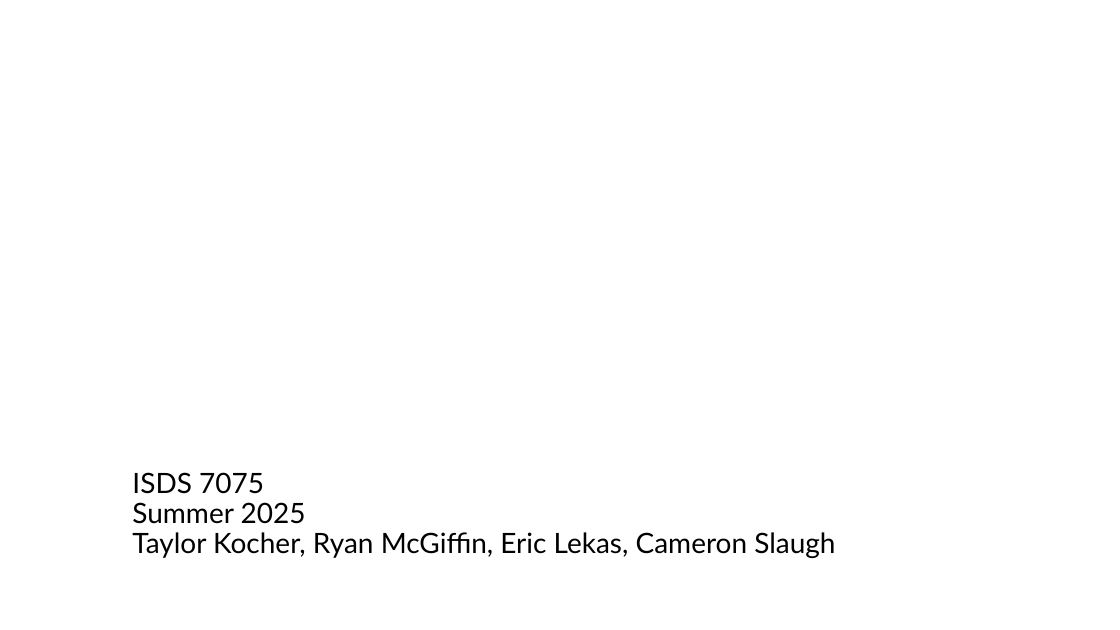
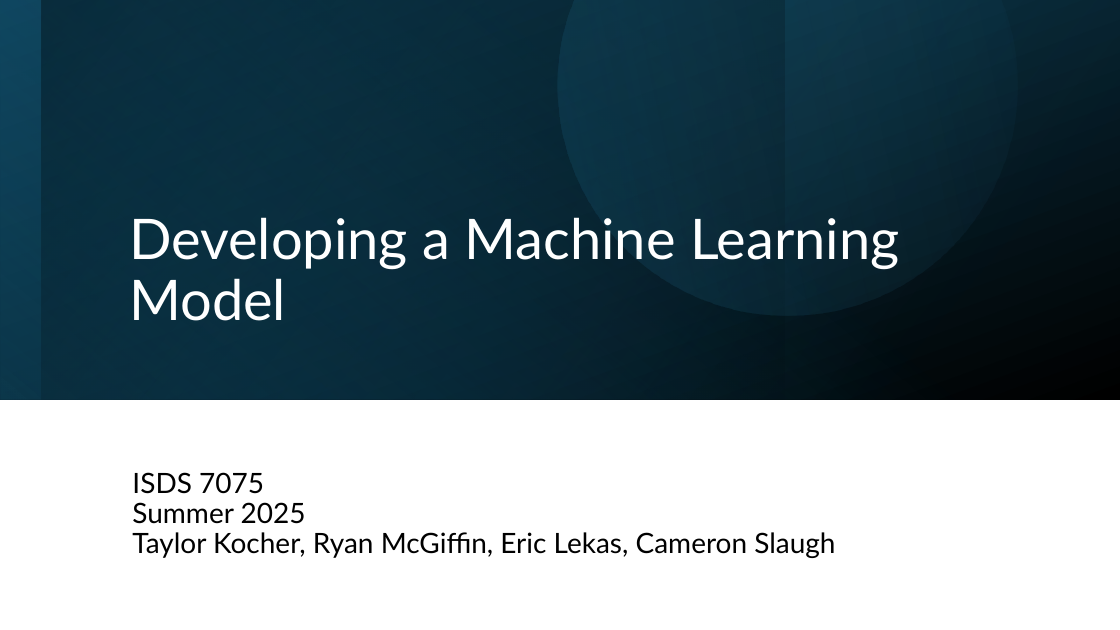
Before and after one commit to tkoche3/ISDS7075, a slide deck: slide 1 of ISDS 7075 Final Presentation.pptx. Drawn at 1120x630 pixels with LibreOffice and Linux fonts; fonts in the diff are those of the drawing. Boxes give left, top, right and bottom in pixels: in the first picture for what was removed or moved away, otherwise in the second. Text is boxed around its words. In the diff, an @@ line names an element or a change of style, - is before the commit and + after.

```diff
--- a/ISDS 7075 Final Presentation.pptx
+++ b/ISDS 7075 Final Presentation.pptx
@@ rectangle added at (0,0,1120,400), fill gradient #104862 to #000000 @@
@@ rectangle added at (0,0,1120,400), fill gradient #156082 to #104862 @@
@@ rectangle added at (0,0,785,400), fill gradient #0B3041 to #000000 @@
@@ rectangle added at (41,0,1120,400), fill gradient #156082 to #000000 @@
@@ freeform shape added at (477,0,1074,397), fill gradient #156082 to #46B1E1 @@
@@ title added at (129,217,900,321), 48 pt, text #FFFFFF @@
+Developing a Machine Learning Model
```
Also in this commit, not shown: 3 other slides changed, 4 slides added, 1 slide removed.
